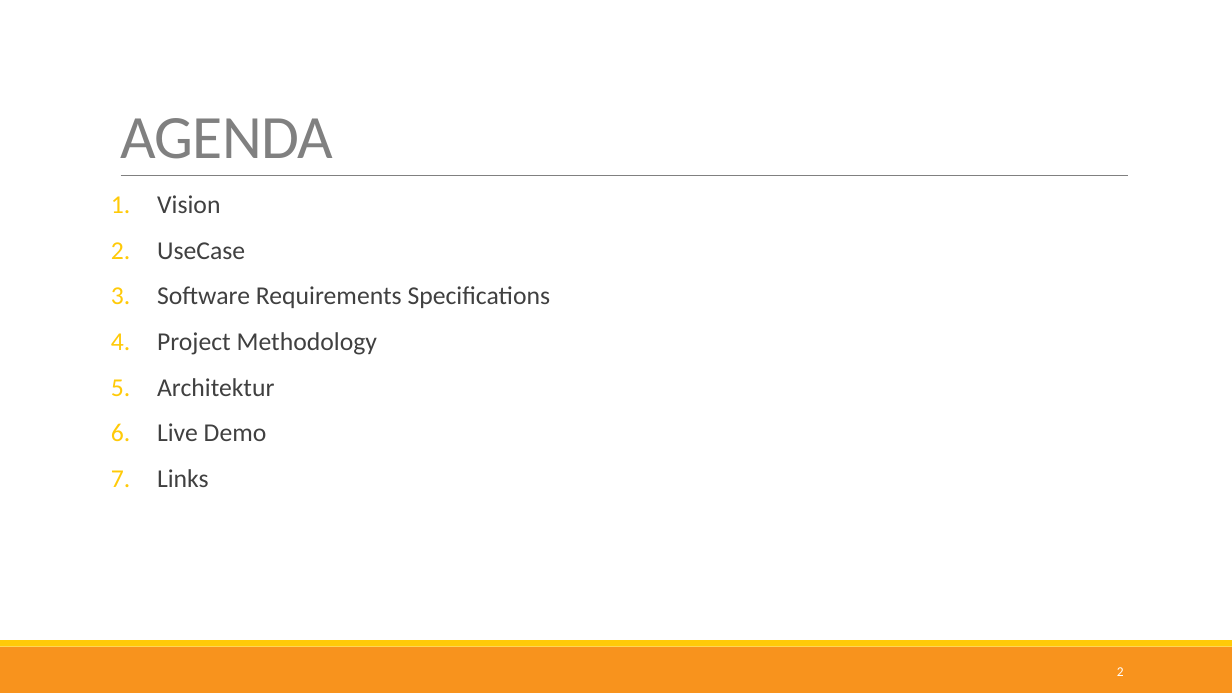
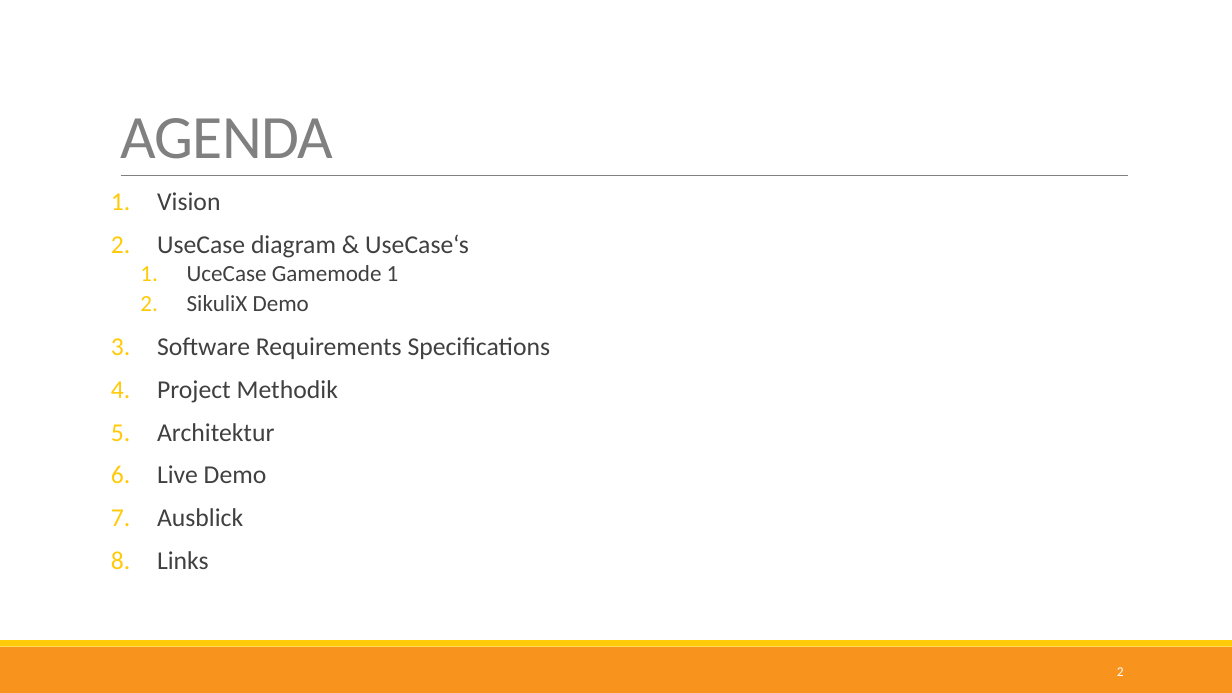
Before and after one commit to nappydevelopment/Nappy-the-ingenious-docs, a slide deck: slide 2 of Midterm-PPP.pptx. Drawn at 1232x693 pixels with LibreOffice and Linux fonts; fonts in the diff are those of the drawing. Boxes give left, top, right and bottom in pixels: in the first picture for what was removed or moved away, otherwise in the second. Text is boxed around its words. In the diff, an @@ line names an element or a change of style, - is before the commit and + after.

```diff
--- a/Midterm-PPP.pptx
+++ b/Midterm-PPP.pptx
@@ text at (157, 192, 551, 569): line spacing 0.9 to 0.8 @@
@@ text at (157, 234, 469, 311): text changed; size 20 to 18 pt @@
-2. UseCase
+2. UseCase diagram & UseCase‘s
+  1. UceCase Gamemode 1
+  2. SikuliX Demo
@@ text at (157, 380, 338, 403): text changed @@
-4. Project Methodology
+4. Project Methodik
@@ text at (157, 508, 243, 526): paragraph added @@
+7. Ausblick
```
Also in this commit, not shown: 4 other slides changed, 7 slides added, 3 slides removed, 1 other file.
